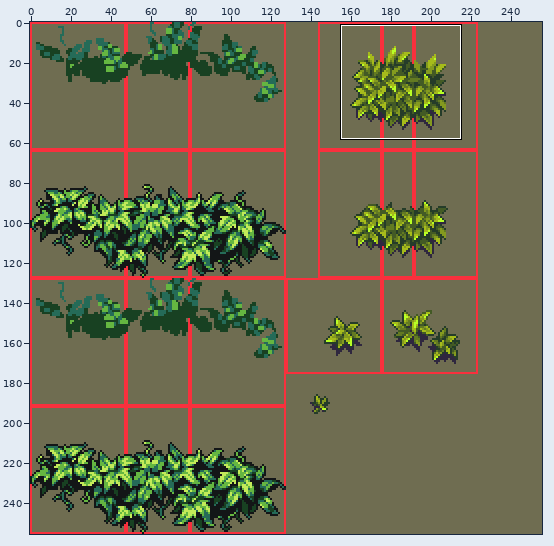
File history of a sprite sheet, images/tiles/forest-undergrowth.png. Above, an overview of the earlier version with the close-up marked.
Close-up. Earlier state:
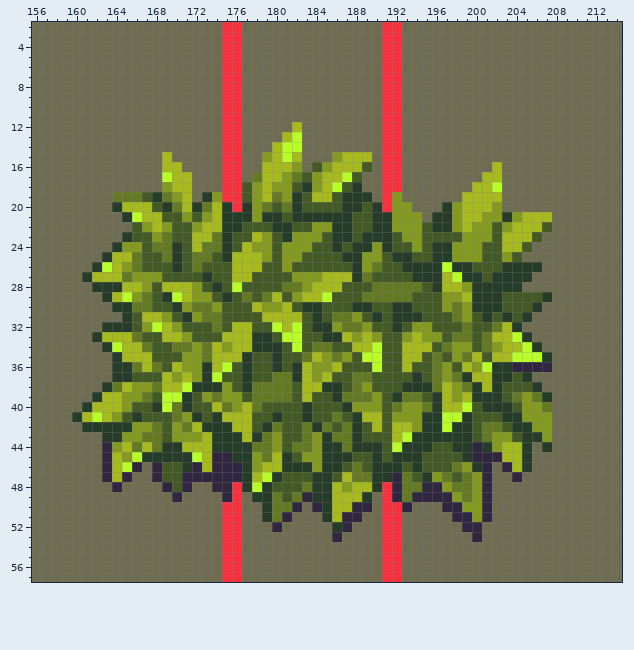
The file is 256x256 pixels. Shown: x 156..214, y 2..57. The commit also changed other parts of the picture, which this record leaves out.
The result:
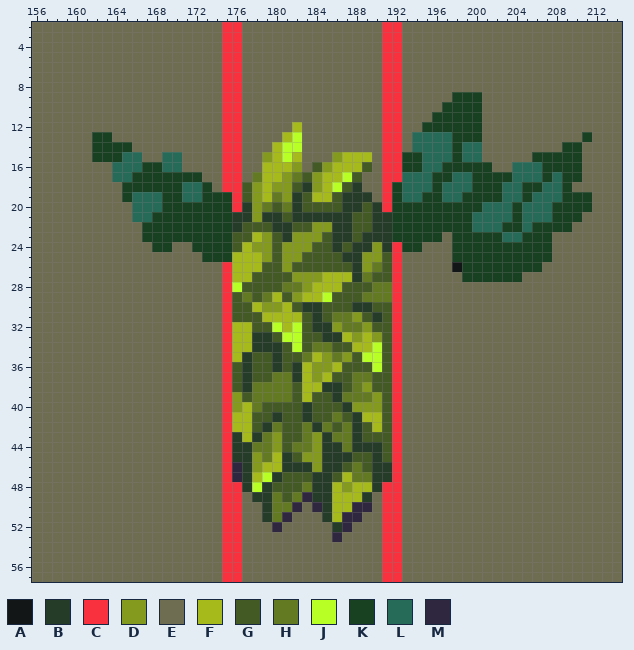
Palette (. is transparent): A #131617  B #253c29  C #f9303d  D #849a1f  E #6f6d51  F #a6bb1b  G #435a25  H #637a22  J #b8ff26  K #184122  L #256b58  M #2f273f
The exact change:
y 9: x 198..200 EEE -> KKK
y 10: x 197..200 EEEE -> KKKK
y 11: x 196..200 EEEEE -> KKKKK
y 12: x 195..200 EEEEEE -> KKKKKK
y 13: x 162..163 EE -> KK; x 194..200 EEEEEEE -> LLLLKKK; x 211 E -> K
y 14: x 162..165 EEEE -> KKKK; x 194..200 EEEEEEE -> LLLLKLL; x 209..210 EE -> KK
y 15: x 162..166 EEEEE -> KKKLL; x 169..170 FE -> LL; x 193..200 EEEEEEEE -> KKLLLKLL; x 206..210 EEEEE -> KKKKK
y 16: x 164..170 EEEEEFF -> LLLKKLL; x 193..202 EEEEEEEEEF -> KKLLKKKKKE; x 204..210 EEEEEEE -> LLLKKKK
y 17: x 164..172 EEEEEJFFE -> LLKKKKKKK; x 193..210 EEEEEEEEFFEEEEEEEE -> LLLKKLLKKKKLLLKLKK
y 18: x 165..173 EEEEDFFEE -> KKKKKKLLK; x 192..209 CEEEEEEEFFJEEEEEEE -> KLLLKLLLKKKLLKKLLK
y 19: x 164..175 HHHGBHDFEBDC -> EKLLLKKLLKKK; x 192..211 DEEEEEEFFFFEEEEEEEEE -> KLLKKLLKKKKLLKLLLKKK
y 20: x 164..175 BFFFGBHFBHFB -> EELLLKKKKKKK; x 192..211 DDEEEBDFFFDEEEEEEEEE -> KKKKKKKKKLLLKLLLKKKK
y 21: x 165..175 BJFFGGDGDFB -> ELLKKKKKKKK; x 192..210 DDDEBBDFFDDBDFFFEEE -> KKKKKKKKLLLLKLLLKKK
y 22: x 166..175 GDFDGGDFFB -> EKKKKKKKKK; x 192..209 DDDGBBDFDDGDFFFGEE -> KKKKKKKKLLLKKLKKKK
y 23: x 165..175 BGGDHGGFFHB -> EEKKKKKKKKK; x 192..207 GDDGGGGDDDGFFFGE -> KKKKKEKKKKKLLKKK
y 24: x 164..175 BDDGHHBGFHHB -> EEEEKKEEKKKK; x 192..207 GGDGBBDDDGGFFGEE -> CKKEEEKKKKKKKKKK
y 25: x 163..175 BFFHGGHBGHHGB -> EEEEEEEEEEKKK; x 192..207 BBGGBBDDDGGDGEEE -> CEEEEEKKKKKKKKKK
y 26: x 162..175 BJFDHGGGBGHGGG -> EEEEEEEEEEEEEC; x 192..206 GBBBBJBBGGGBBBB -> CEEEEEAKKKKKKKK
y 27: x 161..175 BFFFHDDDGGGGBGG -> EEEEEEEEEEEEEEC; x 192..205 GGBBBFJBBGBBBB -> CEEEEEEKKKKKKE
y 28: x 162..175 BBBFFDGFFFDGBG -> EEEEEEEEEEEEEC; x 192..204 HHHGBFFDBBBBB -> CEEEEEEEEEEEE
y 29: x 163..175 BFJDHGBJFDDGB -> EEEEEEEEEEEEC; x 192..207 HHGGGDDFBBBGGGGB -> CEEEEEEEEEEEEEEE
y 30: x 164..175 BBHHGGBDHHDG -> EEEEEEEEEEEC; x 192..206 BBGGGDHDBBBGGGB -> CEEEEEEEEEEEEEE
y 31: x 165..175 BGFFDGBDHHG -> EEEEEEEEEEC; x 192..205 BBBGGGHDGBGBGB -> CEEEEEEEEEEEEE
y 32: x 163..175 BBBGDJFDGGGHG -> EEEEEEEEEEEEC; x 192..204 BGDDGGGHGGHFB -> CEEEEEEEEEEEE
y 33: x 162..175 BFFFHGGFFDGGGF -> EEEEEEEEEEEEEC; x 192..205 GDFDDGHHGHFFJB -> CEEEEEEEEEEEEE
y 34: x 163..175 BJFFHGGHHDHFD -> EEEEEEEEEEEEC; x 192..206 GFFFGHDDGHDFFJB -> CEEEEEEEEEEEEEE
y 35: x 164..175 BFFFGGGDDHFF -> EEEEEEEEEEEC; x 192..207 GFFGHGDHFGFFJJJB -> CEEEEEEEEEEEEEEE
y 36: x 164..175 BBHFHGFDDBFJ -> EEEEEEEEEEEC; x 192..207 GFGGHDGFDJBBMMMM -> CEEEEEEEEEEEEEEE
y 37: x 164..175 BBGGGFDFDBJG -> EEEEEEEEEEEC; x 192..205 GGBGHDHBFFBBGB -> CEEEEEEEEEEEEE
y 38: x 163..175 BHFDDHFFJBBBD -> EEEEEEEEEEEEC; x 192..206 GBBBHFDHBFBGGGB -> CEEEEEEEEEEEEEE
y 39: x 162..175 BFFDDHGJJBGDHD -> EEEEEEEEEEEEEC; x 192..207 BHHGBFDFBBBGHDHB -> CEEEEEEEEEEEEEEE
y 40: x 161..175 BFFFDGGBJHBGGFH -> EEEEEEEEEEEEEEC; x 192..207 HDDHBFFJGBBBGDDH -> CEEEEEEEEEEEEEEE
y 41: x 160..175 BFJFDGBGGGHDBGBF -> EEEEEEEEEEEEEEEC; x 192..207 DDDBBJJBGGGBBDDD -> CEEEEEEEEEEEEEEE
y 42: x 161..175 BBBBBDDHGDHFBBB -> EEEEEEEEEEEEEEC; x 192..207 FFDBBJBBGHHGBBDD -> CEEEEEEEEEEEEEEE
y 43: x 163..175 BBDDHHGDDDFBB -> EEEEEEEEEEEEC; x 192..207 FJBBBBBBGHDDGBBD -> CEEEEEEEEEEEEEEE
y 44: x 163..175 MDFHFHBBFFFBB -> EEEEEEEEEEEEC; x 192..205 JBBBGGBBMBDFFB -> CEEEEEEEEEEEEE; x 207 B -> E
y 45: x 163..175 MFDJBBBBBJFMM -> EEEEEEEEEEEEC; x 192..205 BBBGGGGBMMMFFB -> CEEEEEEEEEEEEE
y 46: x 163..166 MFJM -> EEEE; x 168..175 MGGBMFMM -> EEEEEEEC; x 192..201 BGBGGGHDBM -> CEEEEEEEEE; x 203..205 MFB -> EEE
y 47: x 163..165 MFM -> EEE; x 168..175 MGGMMMMM -> EEEEEEEC; x 192..201 MHGBDHGHDM -> CEEEEEEEEE; x 204 M -> E
y 48: x 164 M -> E; x 169..171 MGM -> EEE; x 174..175 MM -> EC; x 192..201 MHHMMDHHDM -> CEEEEEEEEE
y 49: x 170 M -> E; x 175 M -> C; x 192..201 MHMMMMDHDM -> CEEEEEEEEE
y 50: x 193 M -> E; x 197..201 MMDDM -> EEEEE
y 51: x 198..201 MMDM -> EEEE
y 52: x 199..200 MM -> EE
y 53: x 200 M -> E
Boxes around the changes in both close-ups, in picture pixels (x1, y1, x2, y2):
changed: (392, 92, 592, 542)
changed: (72, 132, 232, 502)
